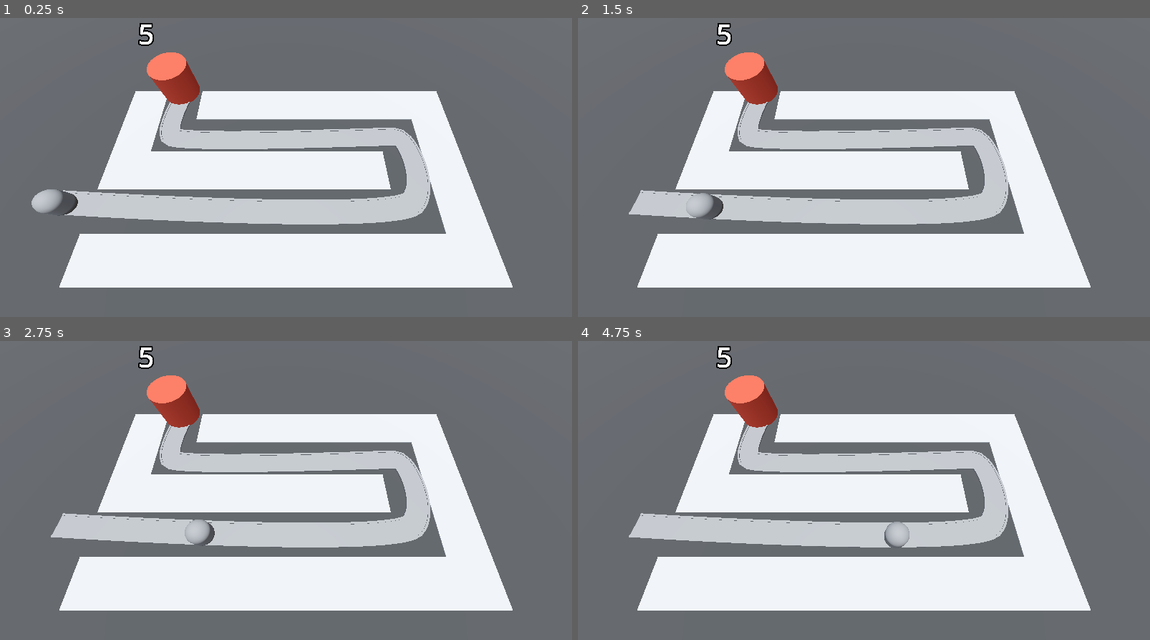
Above: before the commit, frames 1-4 (two rows, left to right).
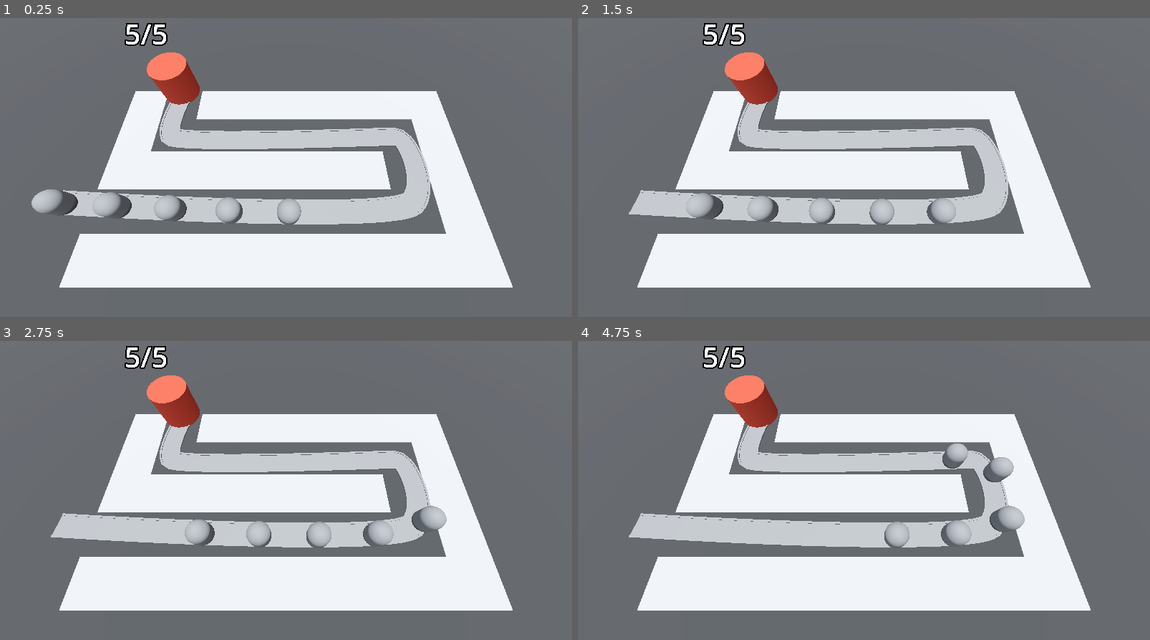
Above: after the commit, the same moments.

Repository: AlexanderMendivil/barbarian_blaster
Game: Godot game, scene res://BaseLevel.tscn
Two runs of this game, one before a commit and one after it. Both use one fixed random seed, a clock stepped at 60 frames per second and the inputs below.
Inputs:
- Up to frame 1 (0.25 s): no input
- Up to frame 2 (1.5 s): no input
- Up to frame 3 (2.75 s): no input
- Up to frame 4 (4.75 s): no input

The runs differ from the first frame. In frame 1, 1.2% of the frame differs, in the area x 16-53%, y 1-70%; in frame 2, 1.1%; in frame 3, 1.3%; in frame 4, 1.6%, in the area x 21-79%, y 1-69%.

Commit message:
labels and colors

Diff:
--- a/BaseLevel.tscn
+++ b/BaseLevel.tscn
@@ -100,5 +100,21 @@
 [node name="Enemy" parent="Path3D" instance=ExtResource("2_0dfw4")]
 transform = Transform3D(-4.3711e-08, 0, -0.99999, 0, 1, 0, 0.99999, 0, -4.3711e-08, -22.9908, 0, 5.56411)
 
+[node name="Enemy2" parent="Path3D" instance=ExtResource("2_0dfw4")]
+transform = Transform3D(-0.052919, 0, -0.998589, 0, 1, 0, 0.998589, 0, -0.052919, -17.9992, 0, 5.85155)
+progress = 5.0
+
+[node name="Enemy3" parent="Path3D" instance=ExtResource("2_0dfw4")]
+transform = Transform3D(-0.0441235, 0, -0.999016, 0, 1, 0, 0.999016, 0, -0.0441235, -13.0051, 0, 6.09462)
+progress = 10.0
+
+[node name="Enemy4" parent="Path3D" instance=ExtResource("2_0dfw4")]
+transform = Transform3D(-0.0332361, 0, -0.999438, 0, 1, 0, 0.999438, 0, -0.0332361, -8.00884, 0, 6.28933)
+progress = 15.0
+
+[node name="Enemy5" parent="Path3D" instance=ExtResource("2_0dfw4")]
+transform = Transform3D(-0.0175664, 0, -0.999836, 0, 1, 0, 0.999836, 0, -0.0175664, -3.01053, 0, 6.41921)
+progress = 20.0
+
 [node name="Base" parent="." instance=ExtResource("3_bkals")]
 transform = Transform3D(1, 0, 0, 0, 1, 0, 0, 0, 1, -12.3362, 2.81641, -3)
--- a/base/base.gd
+++ b/base/base.gd
@@ -1,10 +1,21 @@
 extends Node3D
 
 @export var max_health: int = 5
+
 @onready var label_3d: Label3D = $Label3D
 
+var currentHealth: int:
+	set(health_in):
+		currentHealth = health_in
+		label_3d.text = str(currentHealth) + "/" + str(max_health)
+		var red: Color = Color.RED
+		var white: Color = Color.WHITE
+		label_3d.modulate = red.lerp(white, float(currentHealth) / float(max_health))
+		if currentHealth < 1:
+			get_tree().reload_current_scene()
+
 func _ready() -> void:
-	label_3d.text = str(max_health)
+	currentHealth = max_health
 
 func _process(_delta: float) -> void:
 	pass
@@ -12,5 +23,4 @@
 
 func take_damage() -> void:
 	if max_health != 0:
-		max_health -= 1
-		label_3d.text = str(max_health)
+		currentHealth -= 1
Not shown: 4 places in MeshLibraries/SpaceLibrary.tres that only renumber resources
